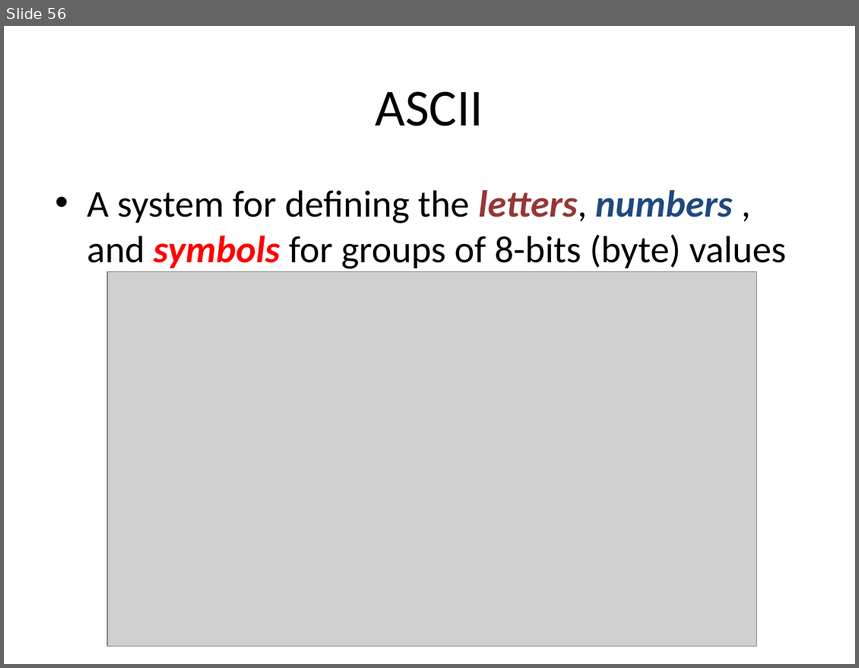
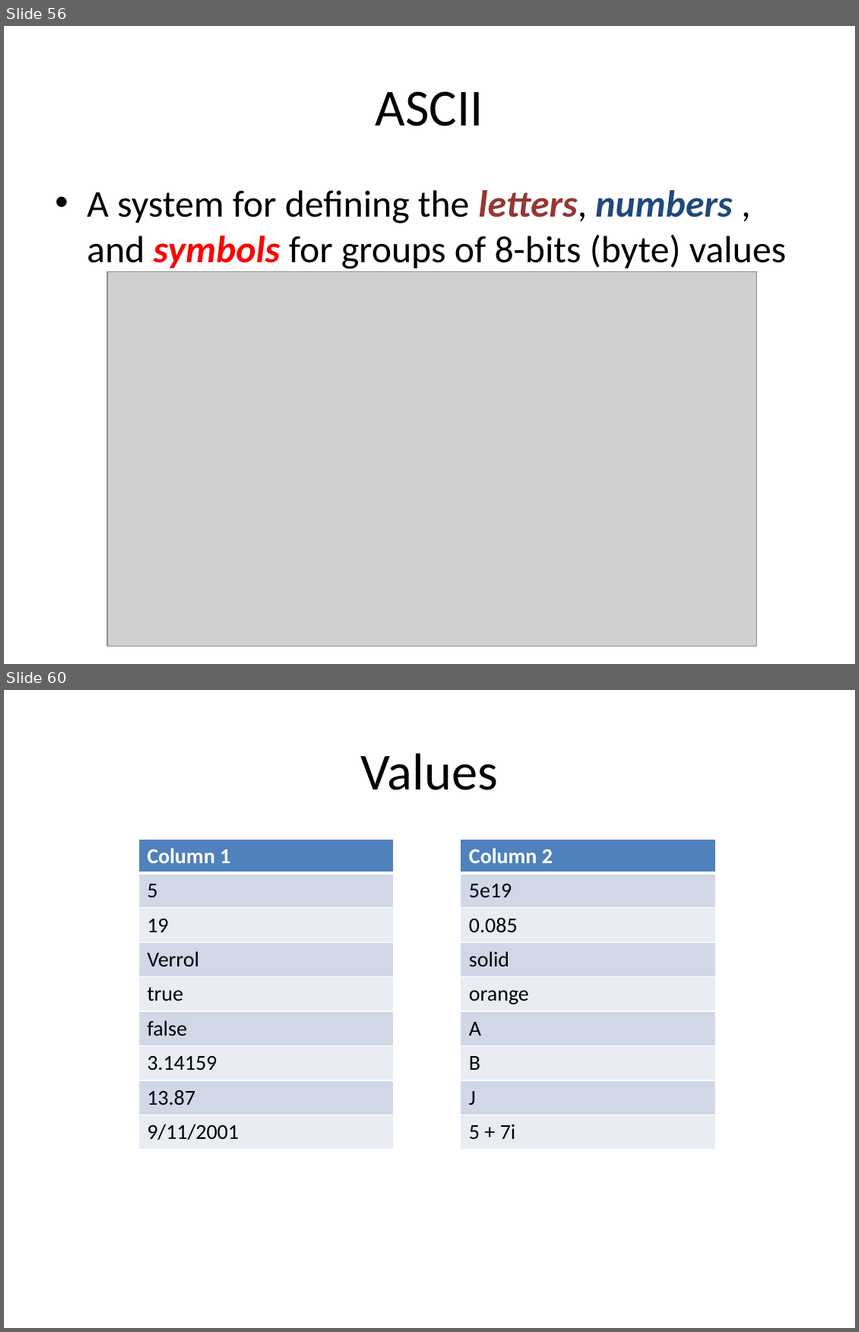
Before and after one commit to xiliax/go-lang-programming, a slide deck: doc/Go-Lang-Programming.pptx. Shown one above the other, each under a label of ours: slide 56 before the commit, slides 56 and 60 after it; the slides between them are not shown. The pictures are 859x668 and 859x1332 pixels, drawn with LibreOffice and Linux fonts; fonts in the diff are those of the drawing; grey boxes stand for pictures. Boxes give left, top, right and bottom in pixels: in the first picture for what was removed or moved away, otherwise in the second. Text is boxed around its words. In the diff, an @@ line names an element or a change of style, - is before the commit and + after.

```diff
--- a/doc/Go-Lang-Programming.pptx
+++ b/doc/Go-Lang-Programming.pptx
@@ slide 60 added at (x1=4, y1=690, x2=855, y2=1328), background #FFFFFF @@
@@ title added at (x1=361, y1=753, x2=498, y2=790), 44 pt, text #000000 @@
+Values
@@ table added at (x1=139, y1=839, x2=394, y2=1150), 9 rows, 1 columns @@
+Column 1
+5
+19
+Verrol
+true
+false
+3.14159
+13.87
+9/11/2001
@@ table added at (x1=460, y1=839, x2=715, y2=1150), 9 rows, 1 columns @@
+Column 2
+5e19
+0.085
+solid
+orange
+A
+B
+J
+5 + 7i
```
Also in this commit, not shown: 6 slides changed, 13 other slides added, 20 other files.
